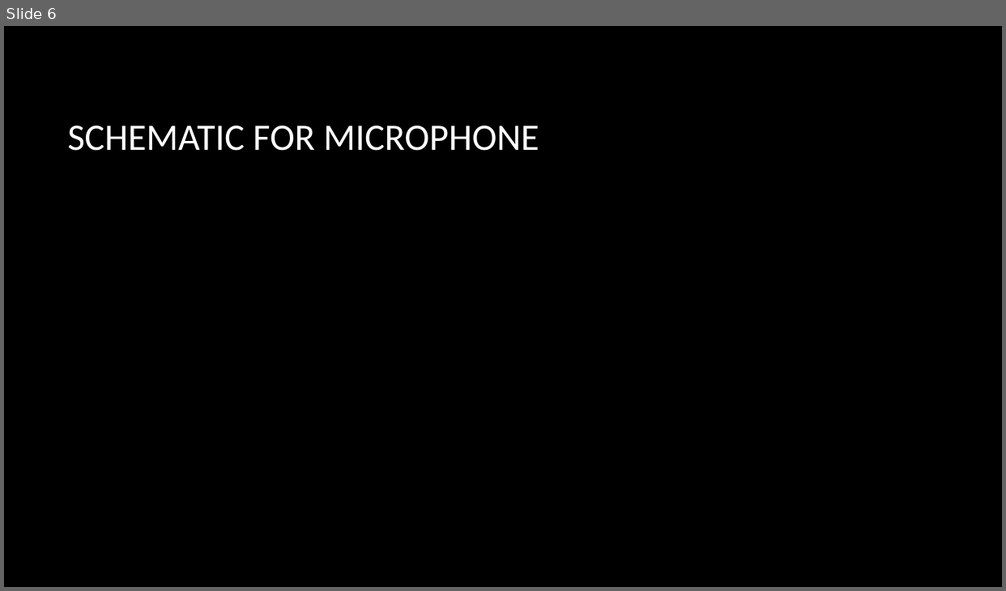
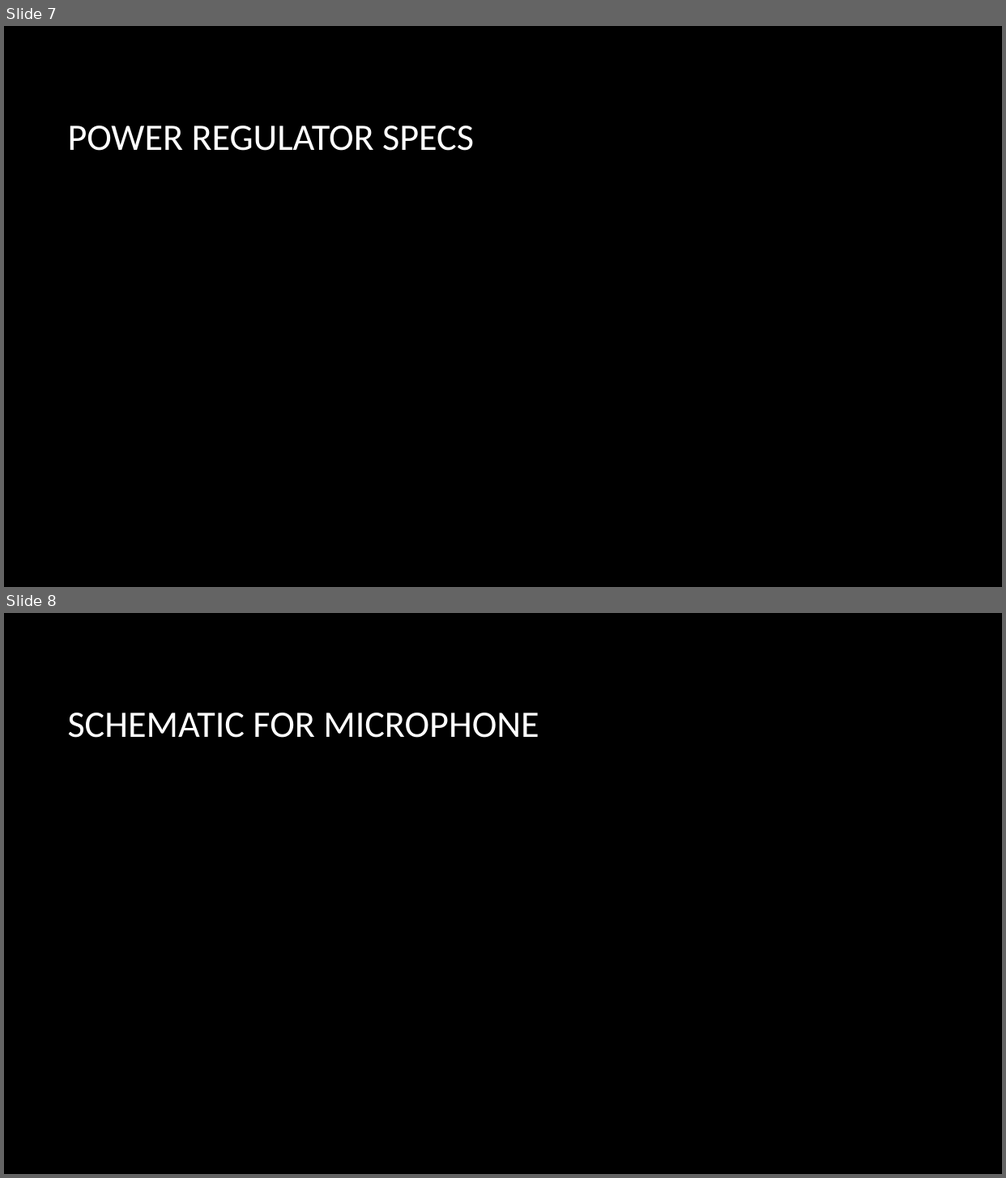
Before and after one commit to TheJonBovi/Pitch_Identifier, a slide deck: embedded C project .pptx. Shown one above the other, each under a label of ours: slide 6 before the commit, slides 7 and 8 after it. The pictures are 1006x591 and 1006x1178 pixels, drawn with LibreOffice and Linux fonts; fonts in the diff are those of the drawing; grey boxes stand for pictures; background and template pictures are left out. Boxes give left, top, right and bottom in pixels: in the first picture for what was removed or moved away, otherwise in the second. Text is boxed around its words. In the diff, an @@ line names an element or a change of style, - is before the commit and + after.

```diff
--- a/embedded C project .pptx
+++ b/embedded C project .pptx
@@ slide 7 added at bbox=[4, 26, 1002, 587], background picture (left out) @@
@@ title added at bbox=[68, 126, 474, 151], 36 pt, text #FFFFFF @@
+POWER REGULATOR SPECS
@@ what was slide 6 is now slide 8 @@
```
Also in this commit, not shown: 8 slides changed, 5 other slides added, 2 slides removed.
